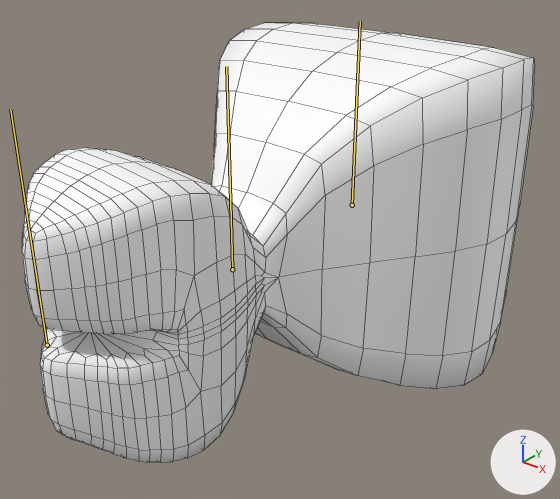
The FBX model Assets/Meshes/goldfish 1.0.fbx as it was, and as the next commit left it.
The view is the same before and after, from a 50 mm lens placed at (0.01197, -0.01264, 0.00912), pointed at (-0.00047, 0.00291, -0.00052). The axes (+X, +Y, +Z) are drawn at lower right. The lights are the same throughout. Both versions are drawn at frame 21 of the action 'Take 001'; the numbers are the values there. The bones that bend it are drawn over the model as lines. Mesh edges are drawn as thin lines.

The first picture shows 'goldfish'.
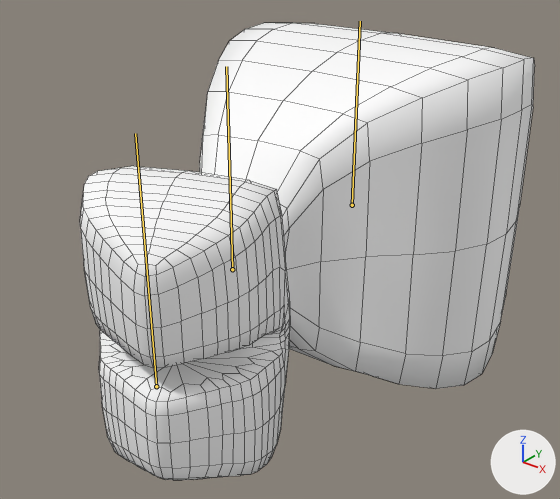
Location of each change, (x1, y1, x2, y2) in pixels of the pictures (560 x 499 px):
'goldfish', posed (11% narrower)
    before: (22, 23, 535, 462)
    after: (80, 23, 535, 480)

What the commit changed:
Bone 'joint2' (bone_joint2) turns from (0, -8, 0) to (0, 25, 0) degrees about its own x, y and z.
